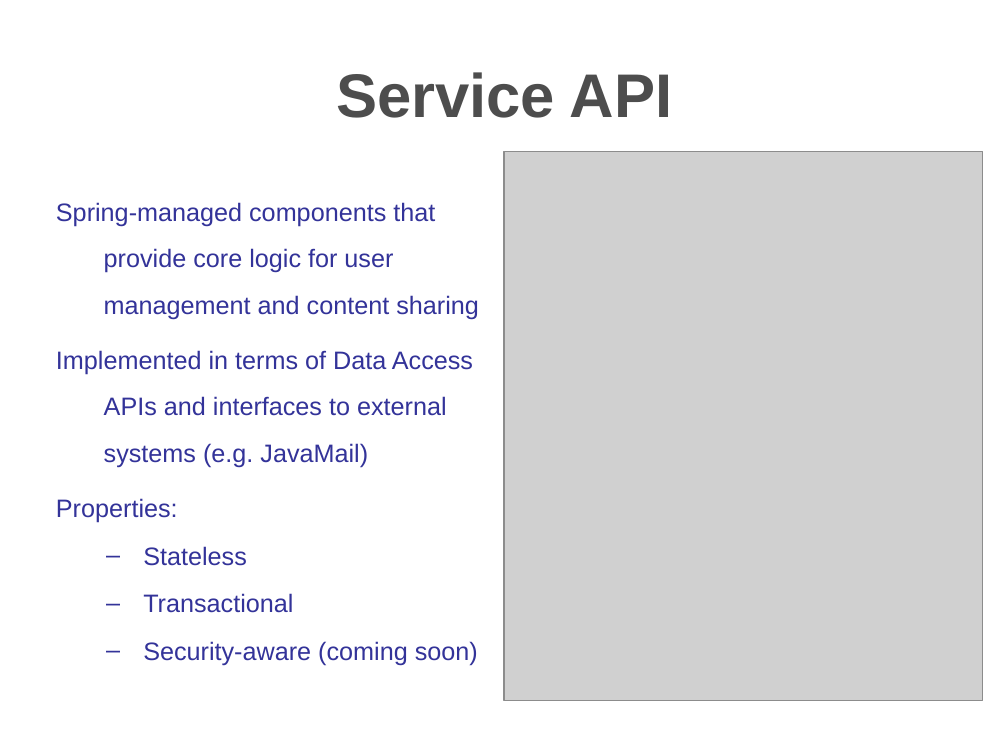
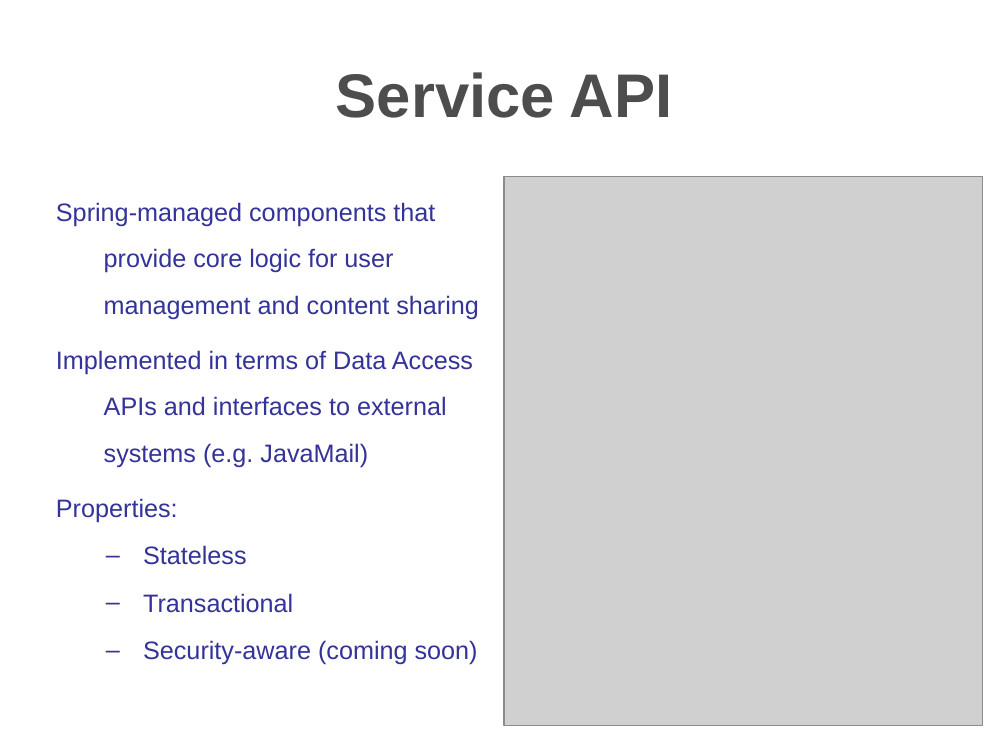
Before and after one commit to travis/cosmo, a slide deck: slide 23 of src/docs/presentations/apachecon2006.ppt (slide 22 before the commit). Drawn at 1008x756 pixels with LibreOffice and Linux fonts; fonts in the diff are those of the drawing; grey boxes stand for pictures; background and template pictures are left out. Boxes give left, top, right and bottom in pixels: in the first picture for what was removed or moved away, otherwise in the second. Text is boxed around its words. In the diff, an @@ line names an element or a change of style, - is before the commit and + after.

```diff
--- a/src/docs/presentations/apachecon2006.ppt
+++ b/src/docs/presentations/apachecon2006.ppt
@@ freeform shape at (0, 0, 1008, 159): fill gradient #FFFFFF to #6993CA to gradient #6993CA to #FFFFFF @@
@@ title "Service API" at (336, 72, 673, 118): line spacing 52pt to 51.9pt @@
@@ picture: place and size @@
-picture at (504, 151, 983, 701)
+picture at (504, 176, 983, 726)
@@ text at (143, 545, 478, 665): line spacing 28pt to 27.9pt @@
```
Also in this commit, not shown: 23 other slides changed, 10 slides added, 6 slides removed.
